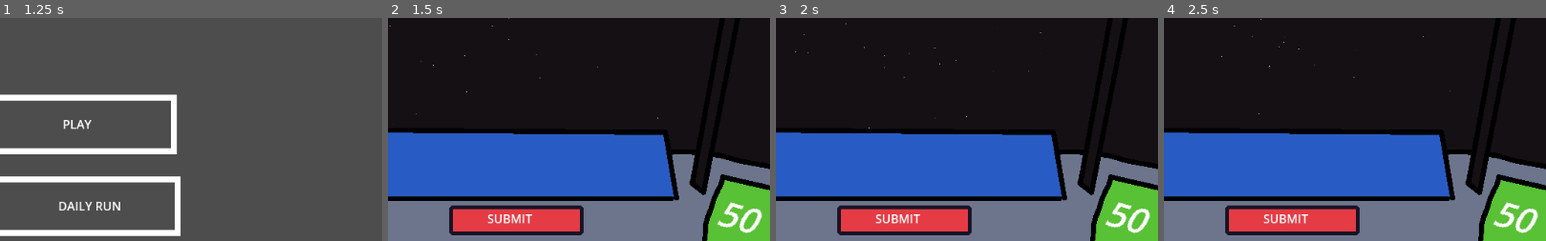
Above: before the commit, frames 1-4 (left to right).
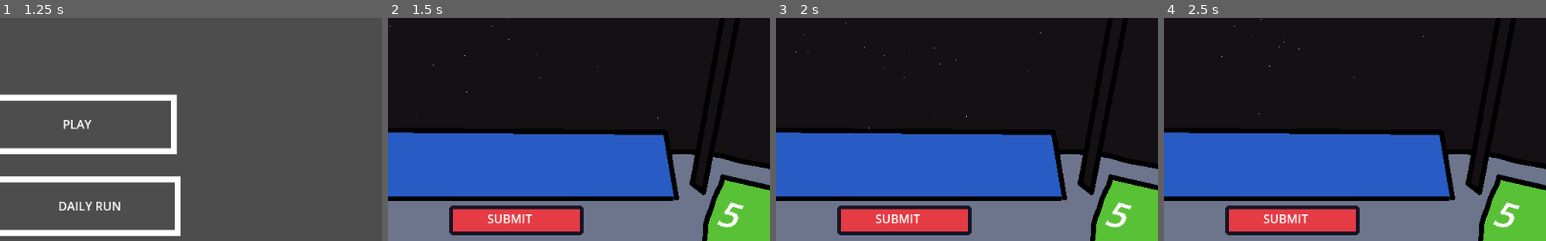
Above: after the commit, the same moments.

Repository: sugarvoid/alpha-space
Game: Godot game, scene res://game/screen/start_screen/start_screen.tscn
The game is run twice, just before and just after one commit, with the same random seed, the same clock (stepped at 60 frames per second) and the same inputs.
Inputs (mouse positions are % of the whole screen's width and height, from its top left):
- Up to frame 1 (1.25 s): click (19, 80) at 0.52 s; type "12" at 0.6 s
- Up to frame 2 (1.5 s): click (50, 56) at 1.25 s
- Up to frame 3 (2 s): no input
- Up to frame 4 (2.5 s): tap Enter at 2 s; move the mouse to (44, 82) at 2.02 s; click (44, 82) at 2.17 s
The pictures show only the part of the screen within x 34-84%, y 27-77%; the shares and areas given below are measured in that part.

Frame 1 is identical in both runs. In frame 2, 0.3% of the frame differs, in the area x 92-98%, y 85-97%; in frame 3, 0.3%; in frame 4, 0.3%.

Commit message:
Clean up code
Also lowered distance to goal for testing

Diff:
--- a/game/autoload/player_data.gd
+++ b/game/autoload/player_data.gd
@@ -2,13 +2,18 @@
 
 
 var completed_daily_run: bool
-var time_taken: float
+var _time_taken: float
 
 
 # Called when the node enters the scene tree for the first time.
 func _ready():
 	pass # Replace with function body.
 
+func set_time(time: float):
+	self._time_taken = time
+
+func get_time():
+	return self._time_taken
 
 # Called every frame. 'delta' is the elapsed time since the previous frame.
 func _process(delta):
--- a/game/game.gd
+++ b/game/game.gd
@@ -4,7 +4,6 @@
 signal on_word_submit
 
 @onready var fps_label: Control = get_node("HUD/FPSCounter")
-
 @onready var word_manager: WordManager = load("res://game/manager/word_manager.gd").new()
 @onready var meteor_manager: MeteorManager = get_node("MeteorManager")
 @onready var laser_manager: LaserManager = get_node("LaserManager")
@@ -14,23 +13,19 @@
 @onready var slot_1: BankSlot = get_node("LetterBank/Slots/BankSlot1")
 @onready var slot_2: BankSlot = get_node("LetterBank/Slots/BankSlot2")
 
-const STARTING_DISTANCE: int = 50
+const STARTING_DISTANCE: int = 5
 
 var meteors_per_round: int = 5
 var round: int
-
 var can_player_fire: bool = true
 var typed_letters: Array = []
 var pizza = load("res://game/pizza_cursor.png")
-
 var _distance_to_goal: int
 
 
 func _ready() -> void:
-
 	self._distance_to_goal = STARTING_DISTANCE
 	_update_dis_to_goal_label()
-
 	self.word_manager.load_words_from_file()
 	self.hud.update_distance_left_label(self._distance_to_goal)
 	Input.set_custom_mouse_cursor(pizza)
@@ -47,13 +42,15 @@
 func _process(delta: float) -> void:
 	fps_label.update_label(Engine.get_frames_per_second())
 
+
 func _new_round() -> void:
 	self.round += 1
 	self.meteor_manager.new_round(self.meteors_per_round)
 
+
 func _start_game() -> void:
+	self.hud.start_stopwatch()
 
-	self.hud.start_stopwatch()
 
 func _unhandled_input(event) -> void:
 
@@ -95,6 +92,7 @@
 func _letter_selected(_m: String) -> void:
 	self._new_round()
 
+
 func _submit_word() -> void:
 	if self.word_manager.check_if_word_is_vaild():
 		# TODO: Remove me!
@@ -113,8 +111,10 @@
 	self.word_manager.reset_values()
 	self.hud
 
+
 func _update_dis_to_goal_label() -> void:
 	self.hud.update_distance_left_label(self._distance_to_goal)
+
 
 func _shoot_laser(array_slot: int) -> void:
 	if self.meteor_manager.check_if_slot_has_meteor(array_slot):
@@ -124,10 +124,23 @@
 		var target_pos: Vector2 = targeted_meteor.global_position
 		self.laser_manager.add_lasers_to_screen(target_pos)
 		self.meteor_manager.remove_meteor(targeted_meteor)
-
 	else:
 		# no meteor in that spot
 		return
+
+
+func _game_over() -> void:
+	# stop the stopwatch
+	self.hud.stop_stopwatch()
+
+	# get time from hud
+	var player_time: float = self.hud.get_stopwatch_time()
+
+	# send that time to player_data
+	PlayerData.set_time(player_time)
+
+	# go to game over screen
+	get_tree().change_scene_to_file("res://game/screen/gameover_screen/gameover_screen.tscn")
 
 
 func _lower_distance_left(value: int) -> void:
@@ -136,11 +149,9 @@
 
 	if self._distance_to_goal == 0:
 		pass
-		#GAME IS OVER
-		# stop the stopwatch
-		# get time from hud
-		# send that time to player_data
-		# go to game over screen
+
+		self._game_over()
+
 
 	# TODO: If this reaches zero, game won
 
--- a/game/hud/hud.gd
+++ b/game/hud/hud.gd
@@ -39,3 +39,6 @@
 
 func stop_stopwatch() -> void:
 	self._stopwatch.stop()
+
+func get_stopwatch_time() -> float:
+	return self._stopwatch.get_time_elaspsed()
--- a/game/hud/hud.tscn
+++ b/game/hud/hud.tscn
@@ -117,7 +117,6 @@
 metadata/_edit_group_ = true
 
 [node name="lbl_Name" type="Label" parent="SeedInfo"]
-layout_mode = 0
 offset_left = 112.0
 offset_top = 252.0
 offset_right = 183.0
@@ -125,7 +124,6 @@
 text = "seddd na"
 
 [node name="lbl_Name2" type="Label" parent="SeedInfo"]
-layout_mode = 0
 offset_left = 66.0
 offset_top = 252.0
 offset_right = 108.0
@@ -145,7 +143,6 @@
 texture = ExtResource("6_ky66g")
 
 [node name="Label" type="Label" parent="TextureRect"]
-layout_mode = 0
 offset_left = 51.0
 offset_top = 6.0
 offset_right = 111.0
--- a/game/letter_bank/letter_bank.gd
+++ b/game/letter_bank/letter_bank.gd
@@ -21,9 +21,6 @@
 	pass
 
 
-
-
-
 func add_letter_to_bank(letter: String) -> void:
 	for slot in $Slots.get_children():
 
--- a/game/letter_bank/letter_square.gd
+++ b/game/letter_bank/letter_square.gd
@@ -1,12 +1,11 @@
 class_name LetterSquare
 extends Node2D
 
+@onready var lbl_letter: Label = get_node("Label")
 
 #TODO: CHANGE TO RIGHT SHADE OF WHITE
 const DEFAULT_COLOR: Color = Color.WHITE_SMOKE
 const HOVER_COLOR: Color = Color.GOLD
-
-@onready var lbl_letter: Label = get_node("Label")
 
 
 var letter: String
--- a/game/manager/meteor_manager.gd
+++ b/game/manager/meteor_manager.gd
@@ -64,7 +64,6 @@
 
 
 func _get_random_letter() -> String:
-
 	return self.LETTERS[randi() % LETTERS.size()]
 
 
@@ -82,19 +81,23 @@
 
 	#self.add_child(explosion)
 
+
 func _spawn_meteors(amount: int) -> void:
 	var slot_options: Array[int] = [0, 1, 2, 3, 4, 5, 6, 7, 8]
 	slot_options.shuffle()
 	for i in amount:
 		self.add_meteor_to_screen(slot_options.pop_front())
 
+
 func show_current_letters() -> void:
 	for m in self.current_meteors:
 		print(m.letter)
 
+
 func check_if_slot_has_meteor(slot: int) -> bool:
 	print(current_meteors)
 	return is_instance_valid(current_meteors[slot])## current_meteors[slot] != null
+
 
 func _resize_arrays() -> void:
 	self.current_meteors.resize(9)
--- a/game/meteor/meteor.gd
+++ b/game/meteor/meteor.gd
@@ -8,13 +8,11 @@
 @onready var label: Label = get_node("Control/Label")
 
 
-
 const WOBBLE_SIZE: Vector2 = Vector2(0.03,0.03)
 const STARTING_SCALE: Vector2 = Vector2(0.05, 0.05)
 
 
 var rng: RandomNumberGenerator
-
 var is_hovered: bool
 var is_hoverable: bool = false
 var is_clickable: bool = false
@@ -25,9 +23,8 @@
 var rotate_speed: float
 var rotate_dir: int
 var movement_tween_time: float = 1.5
+var value: String
 
-
-var value: String
 
 func _ready() -> void:
 	self.global_position = self.start_pos
@@ -47,8 +44,10 @@
 func _update_label() -> void:
 	self.label.text = self.letter.to_upper()
 
+
 func get_current_scale() -> Vector2:
 	return self.scale
+
 
 func flip_over() -> void:
 	self.animation_player.play("flip_over")
@@ -82,6 +81,7 @@
 	self.is_hoverable = true
 	self.is_clickable = true
 
+
 func _wobble() -> void:
 	var tween: Tween = create_tween()
 	tween.tween_property(self.sprite, "scale", (self.get_current_scale() - self.WOBBLE_SIZE), 1.0)
@@ -92,6 +92,7 @@
 	await  tween2.finished
 
 	self._wobble()
+
 
 func _get_ran_rotation_speed() -> float:
 	self.rng = RandomNumberGenerator.new()
@@ -113,7 +114,6 @@
 				pass
 
 
-
 func _on_area_2d_mouse_entered() -> void:
 	is_hovered = true
 
--- a/game/screen/gameover_screen/gameover_screen.gd
+++ b/game/screen/gameover_screen/gameover_screen.gd
@@ -8,11 +8,14 @@
 @onready var lbl_seed_name: Label = get_node("Results/Seed/lbl_seed_name")
 
 
-# Called when the node enters the scene tree for the first time.
 func _ready():
+	# set seed label
 	var seed_name: String = Seeder.seed_name
+	self.lbl_seed_name.text = seed_name
 
-	self.lbl_seed_name.text = seed_name
+	# set time label
+	var player_time: float = PlayerData.get_time()
+	self.lbl_time.text = str(player_time)
 
 	var unix_time = Time.get_unix_time_from_system()
 	print(Time.get_date_string_from_unix_time(unix_time))
--- a/game/screen/start_screen/start_screen.tscn
+++ b/game/screen/start_screen/start_screen.tscn
@@ -49,7 +49,6 @@
 script = ExtResource("1_ustq1")
 
 [node name="TextureRect" type="TextureRect" parent="."]
-layout_mode = 0
 offset_right = 40.0
 offset_bottom = 40.0
 texture = ExtResource("1_jfhku")
@@ -59,7 +58,6 @@
 volume_db = -16.944
 
 [node name="btn_Start" type="TextureButton" parent="."]
-layout_mode = 0
 offset_left = 328.0
 offset_top = 266.0
 offset_right = 696.0
@@ -69,7 +67,6 @@
 texture_hover = SubResource("AtlasTexture_c27ci")
 
 [node name="Label" type="Label" parent="."]
-layout_mode = 0
 offset_left = 174.0
 offset_top = 54.0
 offset_right = 854.0
@@ -79,7 +76,6 @@
 text = "ALPHA SPACE"
 
 [node name="lbl_Version" type="Label" parent="."]
-layout_mode = 0
 offset_left = 916.0
 offset_top = 2.0
 offset_right = 1025.0
@@ -87,7 +83,6 @@
 text = "0.1.0"
 
 [node name="Label2" type="Label" parent="."]
-layout_mode = 0
 offset_left = 431.0
 offset_top = 294.0
 offset_right = 626.0
@@ -95,7 +90,6 @@
 text = "PLAY"
 
 [node name="Label4" type="Label" parent="."]
-layout_mode = 1
 offset_left = 425.0
 offset_top = 404.0
 offset_right = 620.0
@@ -103,7 +97,6 @@
 text = "DAILY RUN"
 
 [node name="Label3" type="Label" parent="."]
-layout_mode = 1
 offset_left = 114.0
 offset_top = 438.0
 offset_right = 309.0
@@ -116,14 +109,12 @@
 }
 
 [node name="txt_Seed" type="TextEdit" parent="."]
-layout_mode = 0
 offset_left = 112.0
 offset_top = 461.0
 offset_right = 279.0
 offset_bottom = 504.0
 
 [node name="btn_DailyRun" type="TextureButton" parent="."]
-layout_mode = 1
 offset_left = 333.0
 offset_top = 376.0
 offset_right = 701.0
--- a/project.godot
+++ b/project.godot
@@ -100,6 +100,7 @@
 [autoload]
 
 Seeder="*res://game/autoload/seeder.gd"
+PlayerData="*res://game/autoload/player_data.gd"
 
 [display]
 
